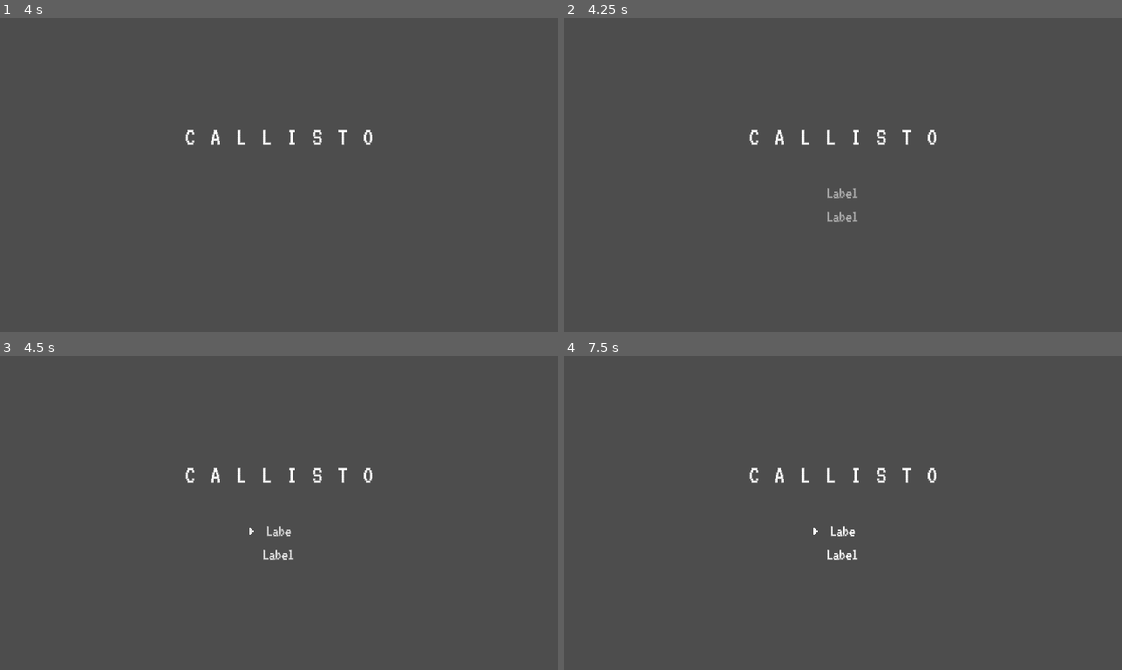
Above: before the commit, frames 1-4 (two rows, left to right).
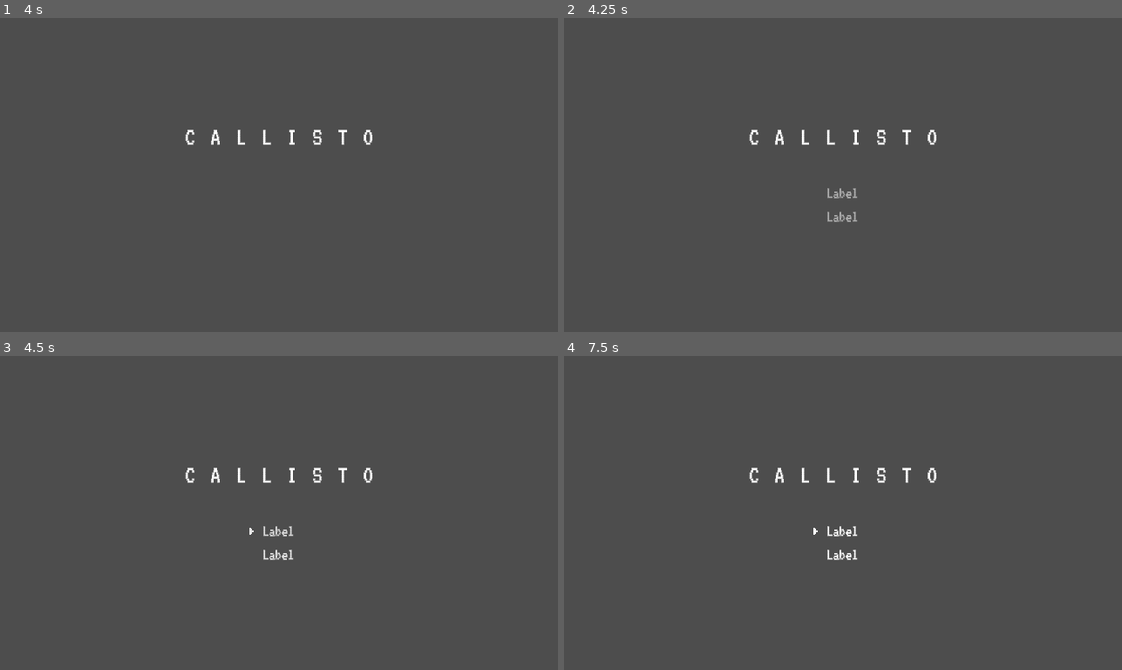
Above: after the commit, the same moments.

Repository: Absolute-Cinema-GameDev/callisto-game
Game: Godot game, scene res://scenes/ui/title_screen/title_screen.tscn
Same seed, same stepped clock (60 frames per second), same inputs: the game is played once before the commit and once after it. This scene is started directly instead of the project's main scene.
Inputs:
- Up to frame 1 (4 s): tap Enter at 0.5, 2 s; hold Space (interact) 0.53-1.28 s; hold W (move_up) 0.53-2.03 s; tap Space (interact) at 1.35, 2.85 s; hold Space (interact) 2.03-2.78 s; hold A (move_left) 2.03-3.53 s; hold S (move_down) from 3.53 s (still down); hold Space (interact) from 3.53 s (still down)
- Up to frame 2 (4.25 s): keep holding S (move_down); keep holding Space (interact)
- Up to frame 3 (4.5 s): release S (move_down) at 4.25 s; release Space (interact) at 4.25 s; click "Label" at 4.25 s
- Up to frame 4 (7.5 s): tap Enter at 5 s; hold D (move_right) 5.03-5.78 s; tap Space (interact) at 5.1, 5.75, 6.6 s; hold W (move_up) 5.78-6.53 s; hold Space (interact) 5.78-6.53 s; hold D (move_right) from 6.53 s (still down); hold Space (interact) from 7.28 s (still down)

Frames 1-2 are identical in both runs. In frame 3, 0.1% of the frame differs, in the area x 47-53%, y 54-58%; in frame 4, 0.1%.

Commit message:
chore: fix menu item placement

Diff:
--- a/assets/ui/menu/menu_item.tscn
+++ b/scenes/ui/menu/menu_item.tscn
@@ -1,20 +1,31 @@
-[gd_scene load_steps=6 format=3 uid="uid://dxwh83cimm7om"]
+[gd_scene load_steps=10 format=3 uid="uid://dxwh83cimm7om"]
 
-[ext_resource type="Texture2D" uid="uid://g1y5rqdmh64v" path="res://assets/ui/menu/selection arrow.png" id="1_hnvkc"]
-[ext_resource type="Script" path="res://assets/ui/menu/menu_item.gd" id="1_tp4g8"]
+[ext_resource type="Texture2D" uid="uid://g1y5rqdmh64v" path="res://assets/ui/menu/selection_indicator.png" id="1_hnvkc"]
+[ext_resource type="Script" path="res://scenes/ui/menu/menu_item.gd" id="1_tp4g8"]
+
+[sub_resource type="StyleBoxEmpty" id="StyleBoxEmpty_qxraf"]
 
 [sub_resource type="StyleBoxEmpty" id="StyleBoxEmpty_1jd6d"]
 
-[sub_resource type="StyleBoxFlat" id="StyleBoxFlat_6i4es"]
-bg_color = Color(0.215902, 0.215902, 0.215902, 0)
+[sub_resource type="StyleBoxEmpty" id="StyleBoxEmpty_8sqsl"]
+
+[sub_resource type="StyleBoxEmpty" id="StyleBoxEmpty_522pq"]
+
+[sub_resource type="StyleBoxEmpty" id="StyleBoxEmpty_pe0qx"]
+
+[sub_resource type="StyleBoxEmpty" id="StyleBoxEmpty_hokwn"]
 
 [sub_resource type="Theme" id="Theme_h8dkp"]
 default_font_size = 18
 Button/colors/font_color = Color(1, 1, 1, 1)
 Button/colors/font_disabled_color = Color(1, 1, 1, 0.5)
-Button/styles/disabled = null
+Button/colors/font_focus_color = Color(1, 1, 1, 1)
+Button/styles/disabled = SubResource("StyleBoxEmpty_qxraf")
 Button/styles/focus = SubResource("StyleBoxEmpty_1jd6d")
-Button/styles/normal = SubResource("StyleBoxFlat_6i4es")
+Button/styles/hover = SubResource("StyleBoxEmpty_8sqsl")
+Button/styles/hover_pressed = SubResource("StyleBoxEmpty_522pq")
+Button/styles/normal = SubResource("StyleBoxEmpty_pe0qx")
+Button/styles/pressed = SubResource("StyleBoxEmpty_hokwn")
 
 [node name="MenuItem" type="MarginContainer"]
 script = ExtResource("1_tp4g8")
Renamed: assets/ui/menu/menu_item.gd -> scenes/ui/menu/menu_item.gd
